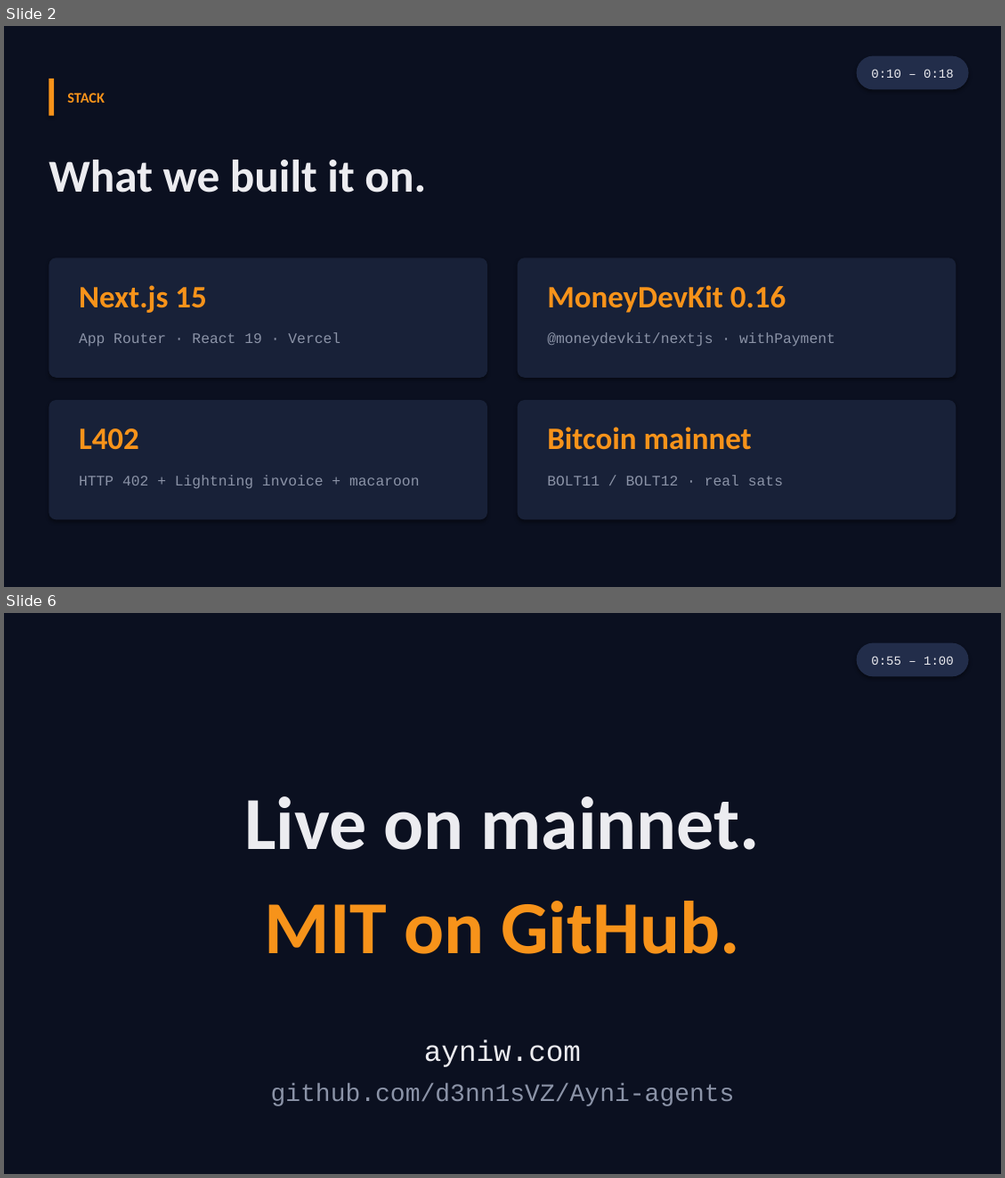
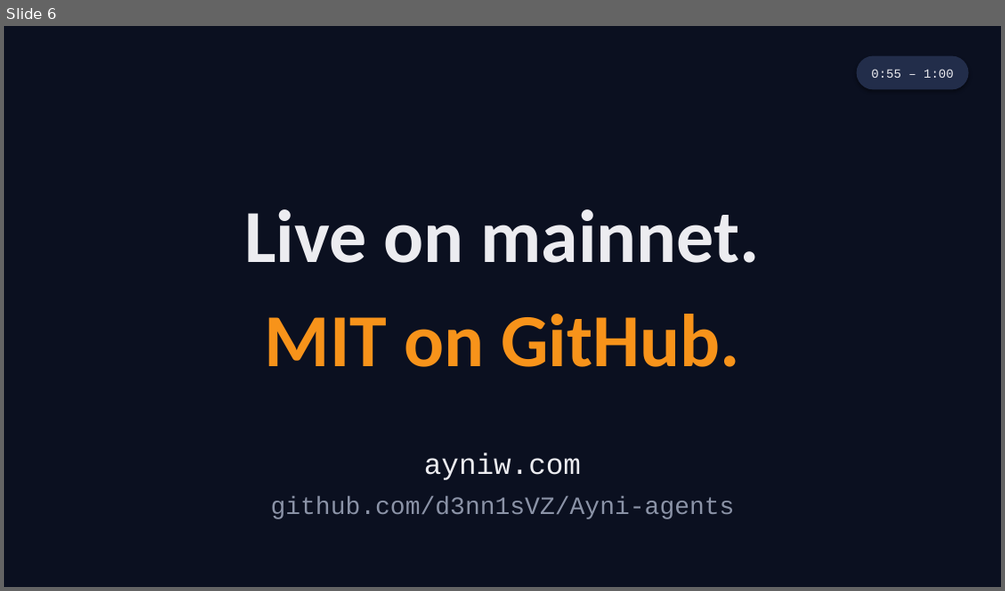
Before and after one commit to d3nn1sVZ/Ayni-agents, a slide deck: ayni-pitch/Ayni-tech-deck.pptx. Shown one above the other, each under a label of ours: slides 2 and 6 before the commit, slide 6 after it; the slides between them are not shown. The pictures are 1005x1178 and 1005x591 pixels, drawn with LibreOffice and Linux fonts; fonts in the diff are those of the drawing. Boxes give left, top, right and bottom in pixels: in the first picture for what was removed or moved away, otherwise in the second. Text is boxed around its words. In the diff, an @@ line names an element or a change of style, - is before the commit and + after.

```diff
--- a/ayni-pitch/Ayni-tech-deck.pptx
+++ b/ayni-pitch/Ayni-tech-deck.pptx
@@ slide 2 removed at <box>4,26,1001,587</box>, background #0B1020 @@
@@ rectangle removed at <box>48,79,54,116</box> @@
@@ rounded rectangle removed at <box>857,56,969,89</box> @@
@@ text removed at <box>871,69,954,78</box> @@
-0:10 – 0:18
@@ text removed at <box>67,93,105,103</box> @@
-STACK
@@ text removed at <box>48,160,426,192</box> @@
-What we built it on.
@@ rounded rectangle removed at <box>48,257,488,378</box> @@
@@ rounded rectangle removed at <box>518,257,956,378</box> @@
@@ text removed at <box>79,285,206,313</box> @@
-Next.js 15
@@ text removed at <box>547,285,785,313</box> @@
-MoneyDevKit 0.16
@@ text removed at <box>79,332,340,346</box> @@
-App Router · React 19 · Vercel
@@ text removed at <box>547,332,835,346</box> @@
-@moneydevkit/nextjs · withPayment
@@ rounded rectangle removed at <box>48,400,488,520</box> @@
@@ rounded rectangle removed at <box>518,400,956,520</box> @@
@@ text removed at <box>79,428,139,450</box> @@
-L402
@@ text removed at <box>547,426,752,450</box> @@
-Bitcoin mainnet
@@ text removed at <box>79,475,419,488</box> @@
-HTTP 402 + Lightning invoice + macaroon
@@ text removed at <box>547,475,783,485</box> @@
-BOLT11 / BOLT12 · real sats
```
Also in this commit, not shown: 4 slides changed, 1 slide added, 2 other files.
